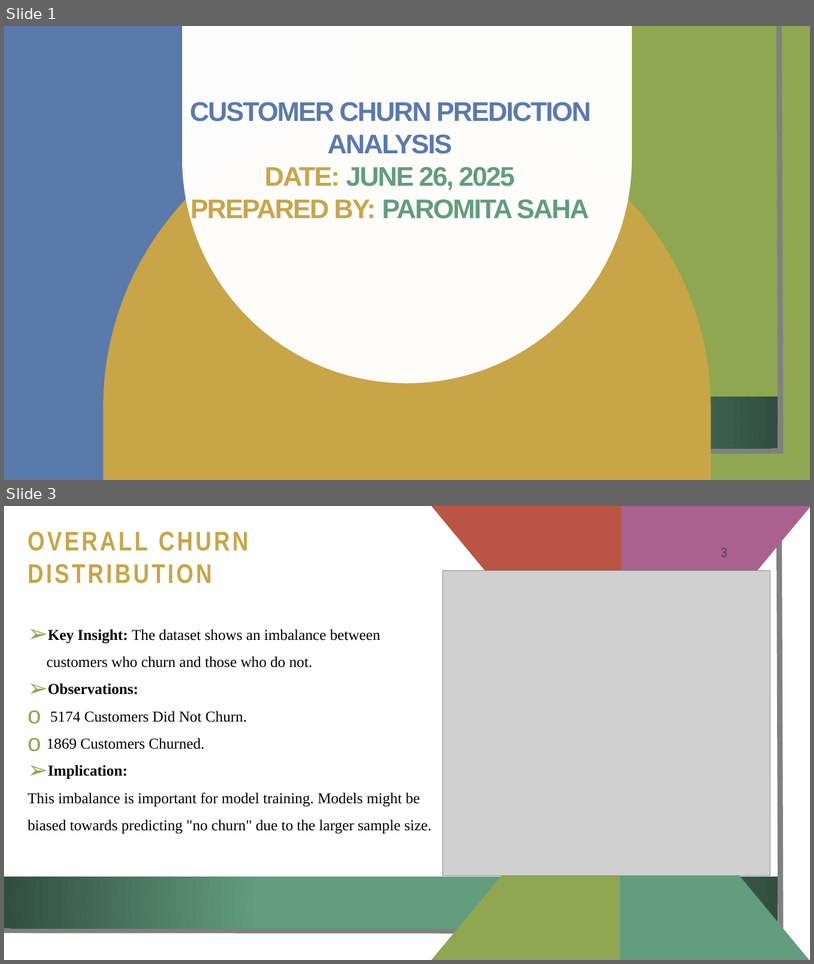
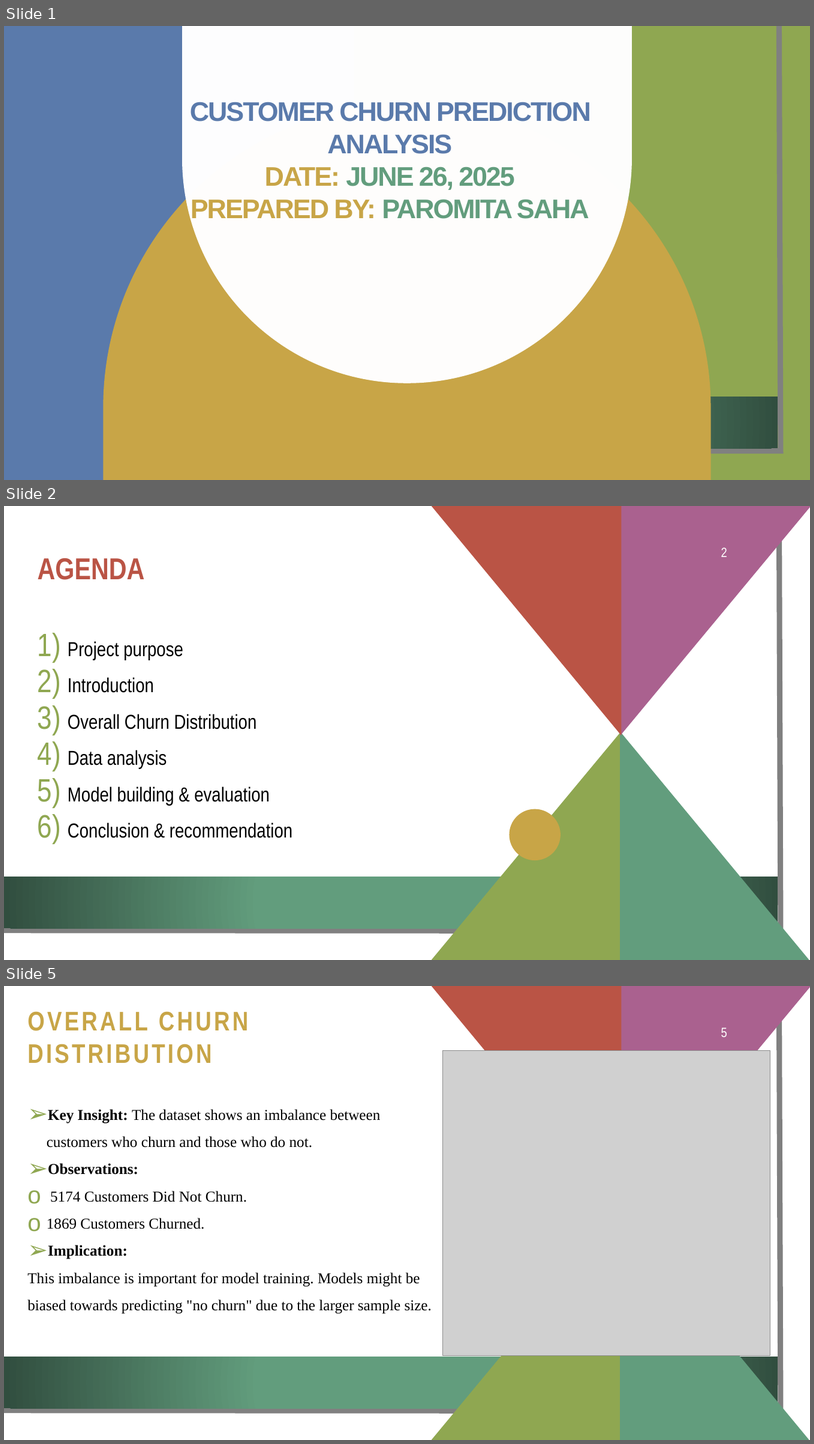
Before and after one commit to Paromita23/InLighn_Tech_Internship, a slide deck: Customer Churn Prediction/Solution/Customer Churn Prediction Analysis.pptx. Shown one above the other, each under a label of ours: slides 1 and 3 before the commit, slides 1, 2 and 5 after it; the slides between them are not shown. The pictures are 814x964 and 814x1444 pixels, drawn with LibreOffice and Linux fonts; fonts in the diff are those of the drawing; grey boxes stand for pictures; background and template pictures are left out. Boxes give left, top, right and bottom in pixels: in the first picture for what was removed or moved away, otherwise in the second. Text is boxed around its words. In the diff, an @@ line names an element or a change of style, - is before the commit and + after.

```diff
--- a/Customer Churn Prediction/Solution/Customer Churn Prediction Analysis.pptx
+++ b/Customer Churn Prediction/Solution/Customer Churn Prediction Analysis.pptx
@@ slide 2 added at (x1=4, y1=506, x2=810, y2=960), background picture (left out); not listed: 7 template elements that a slide beside it also shows @@
@@ title added at (x1=38, y1=558, x2=145, y2=580), 36 pt, text #BA5445, bold @@
+AGENDA
@@ page number added at (x1=722, y1=547, x2=728, y2=557), 16 pt, text #FFFFFF @@
+2
@@ text added at (x1=68, y1=641, x2=293, y2=838), 24 pt, text #000000 @@
+1) Project purpose
+2) Introduction
+3) Overall Churn Distribution
+4) Data analysis
+5) Model building & evaluation
+6) Conclusion & recommendation
@@ freeform shape added at (x1=510, y1=809, x2=561, y2=861), fill #C8A547 @@
@@ what was slide 3 is now slide 5 @@
@@ page number at (x1=722, y1=1027, x2=728, y2=1037): text changed; text colour #314E3E to #FFFFFF @@
-3
+5
```
Also in this commit, not shown: 8 slides changed, 1 other slide added.
